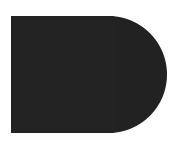
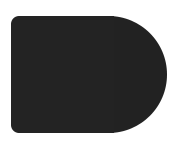
Before/after of a 175 × 150 layered artwork. What changed in the layer stack:
added layer "Rounded Rectangle 1" above "Layer 4" over [11, 16, 19, 133]
painted on "Layer 4" over [11, 16, 19, 133]
